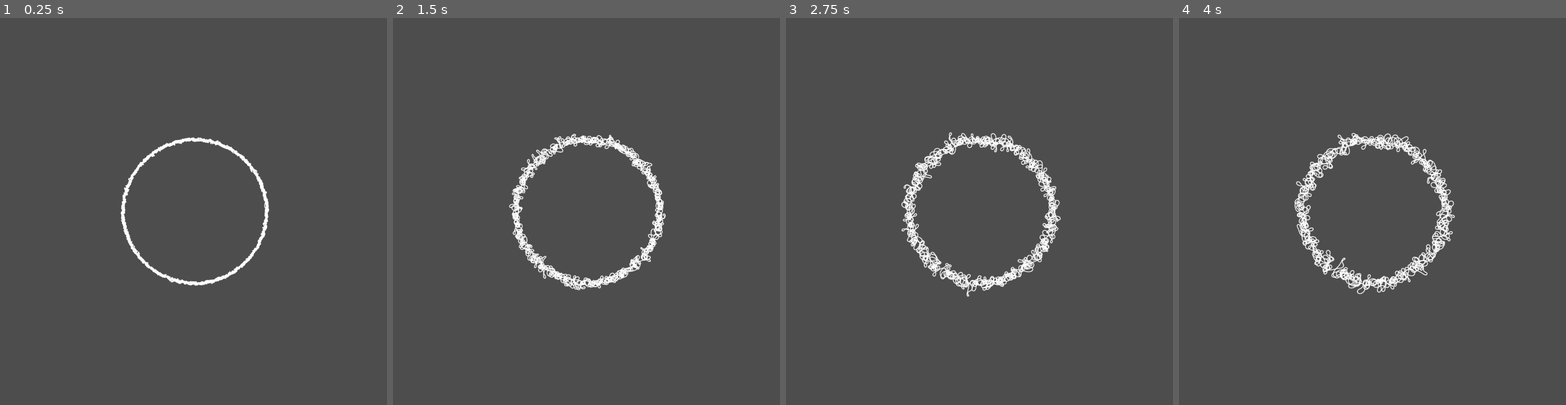
Above: before the commit, frames 1-4 (left to right).
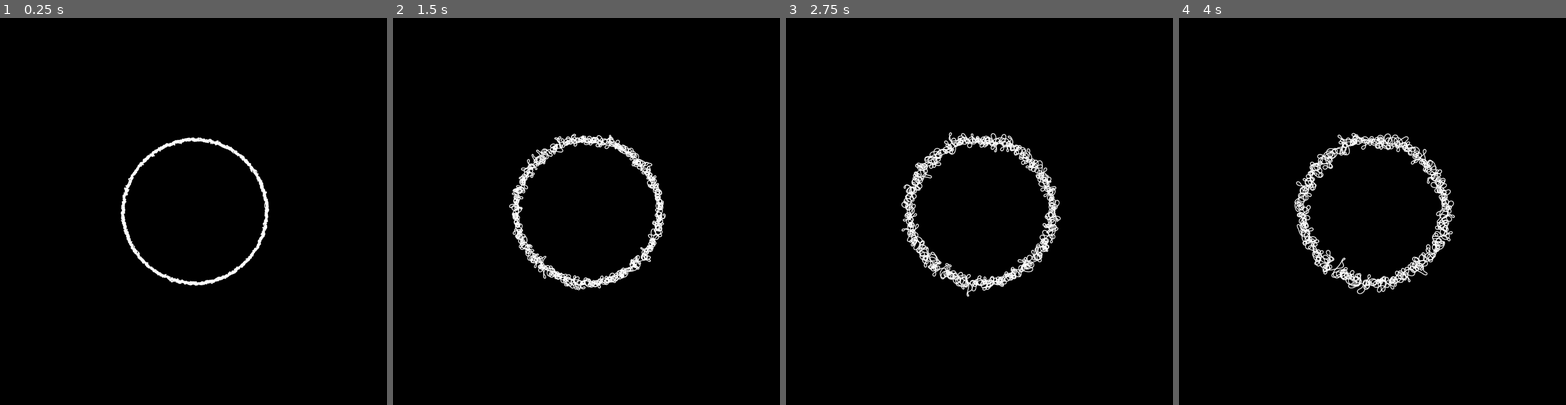
Above: after the commit, the same moments.

Repository: SomegitMissing/EmmaPaitings
Game: Godot game, scene res://camera_2d.tscn
Same seed, same stepped clock (60 frames per second), same inputs: the game is played once before the commit and once after it. The project has no main scene, so this scene is started directly.
Inputs:
- Up to frame 1 (0.25 s): no input
- Up to frame 2 (1.5 s): no input
- Up to frame 3 (2.75 s): no input
- Up to frame 4 (4 s): no input

The runs differ from the first frame. In frame 1, 99% of the frame differs, in the area x 0-100%, y 0-100%; in frame 2, 98%; in frame 3, 98%; in frame 4, 98%.

Commit message:
⏪Reverting last commit

Diff:
--- a/camera_2d.gd
+++ b/camera_2d.gd
@@ -6,12 +6,6 @@
 var osc: float;
 
 var p_arr: Array[Trajectory] = [];
-
-func mod2(x: int, m: int):
-	var mod = x % m;
-	if mod < 0:
-		mod += m;
-	return mod;
 
 func _ready() -> void:
 	var pi_div_p := (PI / particles) * 2
@@ -31,18 +25,31 @@
 	osc = cos(Engine.get_process_frames()*0.01) + 0.2;
 	for i in particles:
 		var p := p_arr[i];
-		var prev_p := p_arr[mod2(i-1, particles)];
 
-		p.foward();
-		p.steer_towards(prev_p.position, curvature);
-		p.average_color(prev_p);
+		if i > 0:
+			var prev_p = p_arr[i-1];
+			p.foward();
+			p.steer_towards(prev_p.position, curvature);
+			p.average_color(prev_p);
+		else:
+			var prev_p = p_arr[particles - 1];
+			p.foward()
+			p.steer_towards(prev_p.position, curvature);
+
+
+		if p.mutant:
+			p.step_magnitude = osc;
 
 	if randi_range(0, 100) != 1:
 		return;
 
 	var r_i = randi_range(0, particles-1);
 
-	var co := Color(randf_range(0, 1), randf_range(0, 1), randf_range(0, 1));
-	for i in 1000:
-		p_arr[mod2(r_i+i, particles)].average_color2(co);
-		await draw
+	var swap = p_arr[0];
+	p_arr[0] = p_arr[r_i];
+	p_arr[r_i] = swap;
+
+	var p0 := p_arr[0];
+
+	p0.line_color = Color(randf_range(0, 1), randf_range(0, 1), randf_range(0, 1));
+	p0.mutant = true;
--- a/particle.gd
+++ b/particle.gd
@@ -4,6 +4,7 @@
 var delta_pos: Vector2;
 var direction: float = 0;
 var step_magnitude: float = 3;
+var mutant: bool = false;
 var line_color: Color = Color.WHITE;
 
 func _ready() -> void:
@@ -20,28 +21,22 @@
 
 	return result;
 
-func average_color2(target: Color) -> Color:
-	var result := Color(
-		(line_color.r + target.r)/2,
-		(line_color.g + target.g)/2,
-		(line_color.b + target.b)/2,
-	);
-
-	line_color = result;
-
-	return result;
-
 func foward():
 	delta_pos.x += cos(direction) * step_magnitude;
 	delta_pos.y += sin(direction) * step_magnitude;
 
-	get_parent().draw_line(
-		position,
-		delta_pos,
-		line_color,
-		1,
-		true
-	);
+	if visible:
+		get_parent().draw_line(
+			position,
+			delta_pos,
+			line_color,
+			1,
+			true
+		);
+
+	if mutant:
+		get_parent().draw_circle(position, 3, line_color)
+
 
 	position = delta_pos;
 
--- a/project.godot
+++ b/project.godot
@@ -27,3 +27,7 @@
 [editor]
 
 movie_writer/movie_file="/home/smartinez/Documents/elvinpaintings/movie.avi"
+
+[rendering]
+
+environment/defaults/default_clear_color=Color(0, 0, 0, 1)
